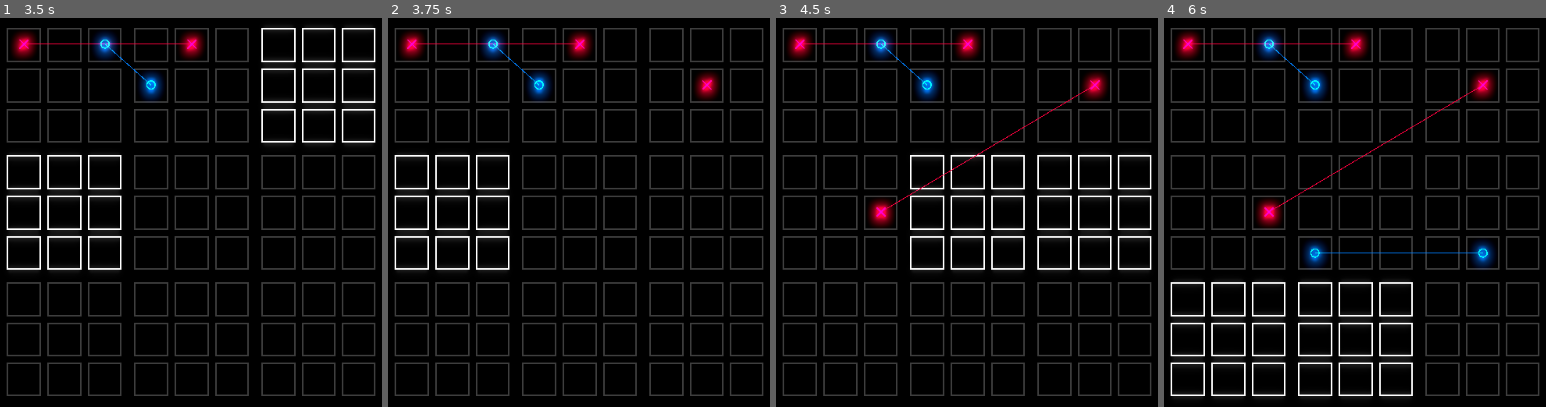
Above: before the commit, frames 1-4 (left to right).
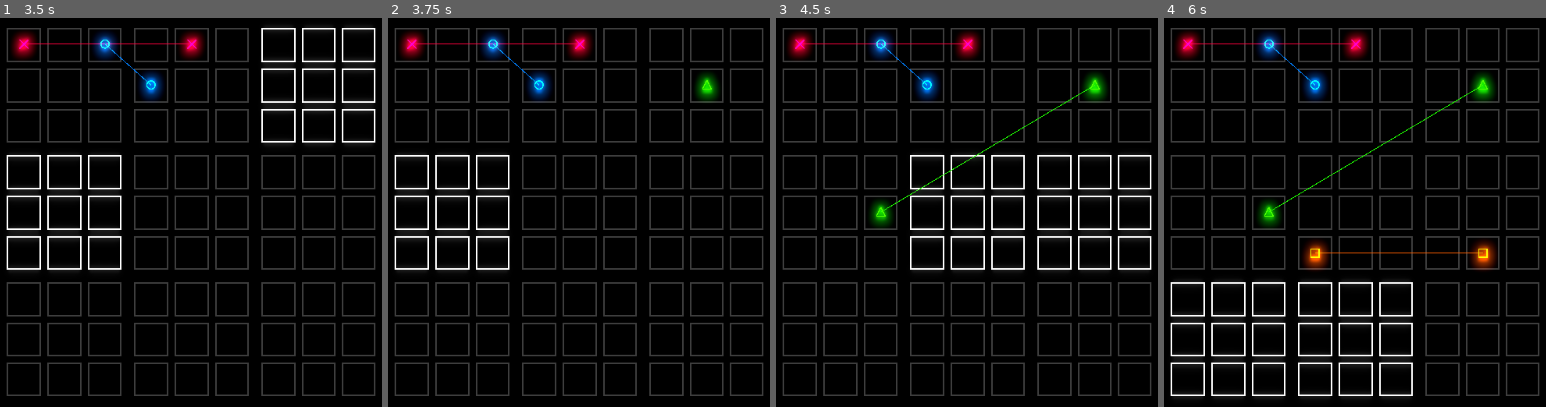
Above: after the commit, the same moments.

Repository: Totobird-Creations/Knots-and-Collapses
Game: Godot game, scene res://main/game/game.tscn
The game is run twice, just before and just after one commit, with the same random seed, the same clock (stepped at 60 frames per second) and the same inputs.
Inputs (mouse positions are in pixels of both pictures, inside the frame that each line leads up to):
- Up to frame 1 (3.5 s): click (22, 45) at 0.52 s; click (191, 45) at 1.27 s; click (103, 45) at 2.02 s; click (152, 84) at 2.75 s
- Up to frame 2 (3.75 s): click (705, 84) at 3.52 s
- Up to frame 3 (4.5 s): click (879, 212) at 4.25 s
- Up to frame 4 (6 s): click (1316, 251) at 5.02 s; click (1481, 251) at 5.75 s

Frame 1 is identical in both runs. In frame 2, 0.4% of the frame differs, in the area x 80-87%, y 13-22%; in frame 3, 1.1%; in frame 4, 2.1%, in the area x 24-88%, y 13-66%.

Commit message:
Savepoint;

Diff:
--- a/src/main/game/game.gd
+++ b/src/main/game/game.gd
@@ -6,7 +6,8 @@
 const COLOURS     : Array       = [
 	Color(1.0, 0.0, 0.25),
 	Color(0.0, 0.5, 1.0),
-	Color(0.125, 1.0, 0.0)
+	Color(0.125, 1.0, 0.0),
+	Color(1.0, 0.375, 0.0)
 ]
 const BOARD_NONE  : Dictionary  = {0 : 0, 1 : 0, 2 : 0, 3 : 0, 4 : 0, 5 : 0, 6 : 0, 7 : 0, 8 : 0}
 const BOARD_RESET : Dictionary  = {0 : 1, 1 : 1, 2 : 1, 3 : 1, 4 : 1, 5 : 1, 6 : 1, 7 : 1, 8 : 1}
@@ -24,7 +25,7 @@
 
 
 func set_turn(value : int) -> void:
-	turn = value % 2
+	turn = value % 4
 	update_slots()
 
 func update_slots() -> void:
@@ -73,6 +74,7 @@
 		if (loop_found(links, next_slot)):
 			# Loop found. Collapse waveform.
 			remove_links(collapse(links, next_slot, turn))
+			remove_links(collapse(links, pending_link_slot, turn))
 			update_wins()
 		set_turn(turn + 1)
 	else:
--- /dev/null
+++ b/src/main/game/icon/square.tscn
@@ -0,0 +1,29 @@
+[gd_scene load_steps=3 format=2]
+
+[sub_resource type="Shader" id=1]
+code = "shader_type canvas_item;
+
+
+const float WIDTH = 0.125;
+
+
+void fragment() {
+	COLOR = vec4(vec3(1.0, 0.375, 0.0), float(
+		abs(1.0 - UV.y) <= WIDTH ||
+		abs(1.0 - UV.x) <= WIDTH ||
+		abs(UV.x) <= WIDTH ||
+		abs(UV.y) <= WIDTH
+	));
+}
+"
+
+[sub_resource type="ShaderMaterial" id=2]
+shader = SubResource( 1 )
+
+[node name="square" type="ColorRect"]
+visible = false
+modulate = Color( 2, 2, 2, 1 )
+material = SubResource( 2 )
+anchor_right = 1.0
+anchor_bottom = 1.0
+mouse_filter = 2
--- a/src/main/game/link.tscn
+++ b/src/main/game/link.tscn
@@ -1,9 +1,10 @@
-[gd_scene load_steps=5 format=2]
+[gd_scene load_steps=6 format=2]
 
 [ext_resource path="res://main/game/link.gd" type="Script" id=1]
 [ext_resource path="res://main/game/icon/nought.tscn" type="PackedScene" id=2]
 [ext_resource path="res://main/game/icon/cross.tscn" type="PackedScene" id=3]
 [ext_resource path="res://main/game/icon/triangle.tscn" type="PackedScene" id=4]
+[ext_resource path="res://main/game/icon/square.tscn" type="PackedScene" id=5]
 
 [node name="link" type="Line2D"]
 width = 1.0
@@ -25,6 +26,8 @@
 
 [node name="triangle" parent="0/bounds" instance=ExtResource( 4 )]
 
+[node name="square" parent="0/bounds" instance=ExtResource( 5 )]
+
 [node name="1" type="Node2D" parent="."]
 
 [node name="bounds" type="Control" parent="1"]
@@ -39,3 +42,5 @@
 [node name="nought" parent="1/bounds" instance=ExtResource( 2 )]
 
 [node name="triangle" parent="1/bounds" instance=ExtResource( 4 )]
+
+[node name="square" parent="1/bounds" instance=ExtResource( 5 )]
--- a/src/main/game/slot.tscn
+++ b/src/main/game/slot.tscn
@@ -1,9 +1,10 @@
-[gd_scene load_steps=9 format=2]
+[gd_scene load_steps=10 format=2]
 
 [ext_resource path="res://main/game/slot.gd" type="Script" id=1]
 [ext_resource path="res://main/game/icon/nought.tscn" type="PackedScene" id=2]
 [ext_resource path="res://main/game/icon/cross.tscn" type="PackedScene" id=3]
 [ext_resource path="res://main/game/icon/triangle.tscn" type="PackedScene" id=4]
+[ext_resource path="res://main/game/icon/square.tscn" type="PackedScene" id=5]
 
 [sub_resource type="StyleBoxFlat" id=2]
 bg_color = Color( 1, 1, 1, 0.121569 )
@@ -59,6 +60,8 @@
 
 [node name="triangle" parent="icon" instance=ExtResource( 4 )]
 
+[node name="square" parent="icon" instance=ExtResource( 5 )]
+
 [connection signal="mouse_entered" from="." to="." method="mouse_entered"]
 [connection signal="mouse_exited" from="." to="." method="mouse_exited"]
 [connection signal="pressed" from="." to="." method="pressed"]
--- a/src/main/game/small_board.tscn
+++ b/src/main/game/small_board.tscn
@@ -1,10 +1,11 @@
-[gd_scene load_steps=6 format=2]
+[gd_scene load_steps=7 format=2]
 
 [ext_resource path="res://main/game/slot.tscn" type="PackedScene" id=1]
 [ext_resource path="res://main/game/icon/cross.tscn" type="PackedScene" id=2]
 [ext_resource path="res://main/game/icon/nought.tscn" type="PackedScene" id=3]
 [ext_resource path="res://main/game/icon/triangle.tscn" type="PackedScene" id=4]
 [ext_resource path="res://main/game/small_board.gd" type="Script" id=5]
+[ext_resource path="res://main/game/icon/square.tscn" type="PackedScene" id=6]
 
 [node name="small_board" type="MarginContainer"]
 margin_top = 120.0
@@ -44,6 +45,14 @@
 
 [node name="triangle" parent="winner" instance=ExtResource( 4 )]
 modulate = Color( 1, 1, 1, 0.498039 )
+anchor_right = 0.0
+anchor_bottom = 0.0
+margin_left = 16.0
+margin_top = 16.0
+margin_right = 96.0
+margin_bottom = 96.0
+
+[node name="square" parent="winner" instance=ExtResource( 6 )]
 anchor_right = 0.0
 anchor_bottom = 0.0
 margin_left = 16.0
